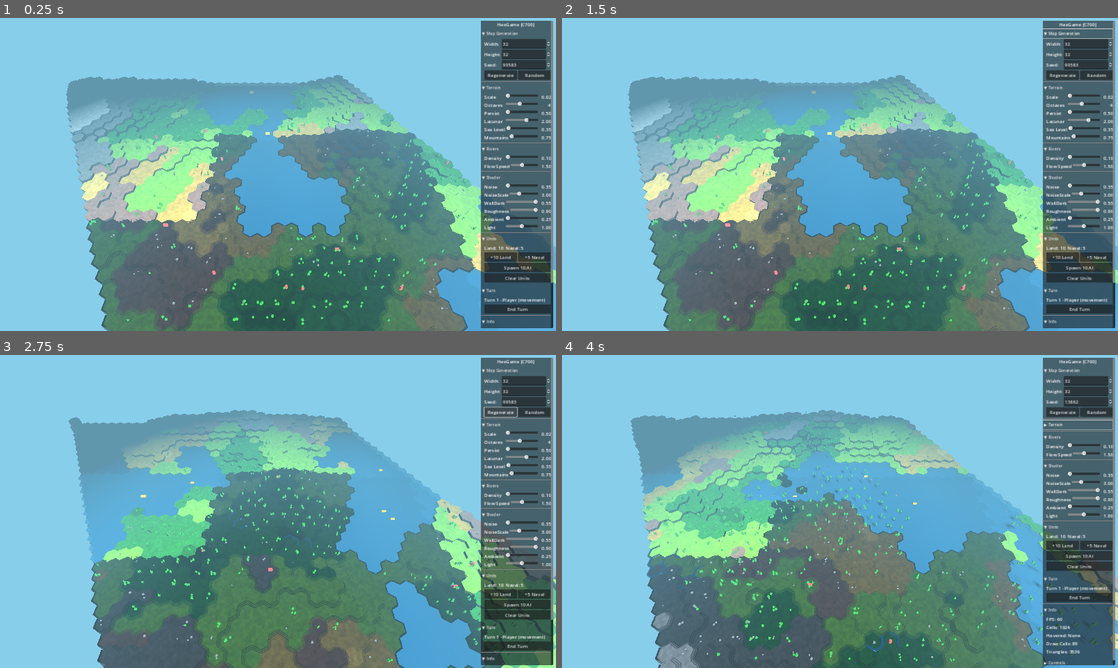
Above: before the commit, frames 1-4 (two rows, left to right).
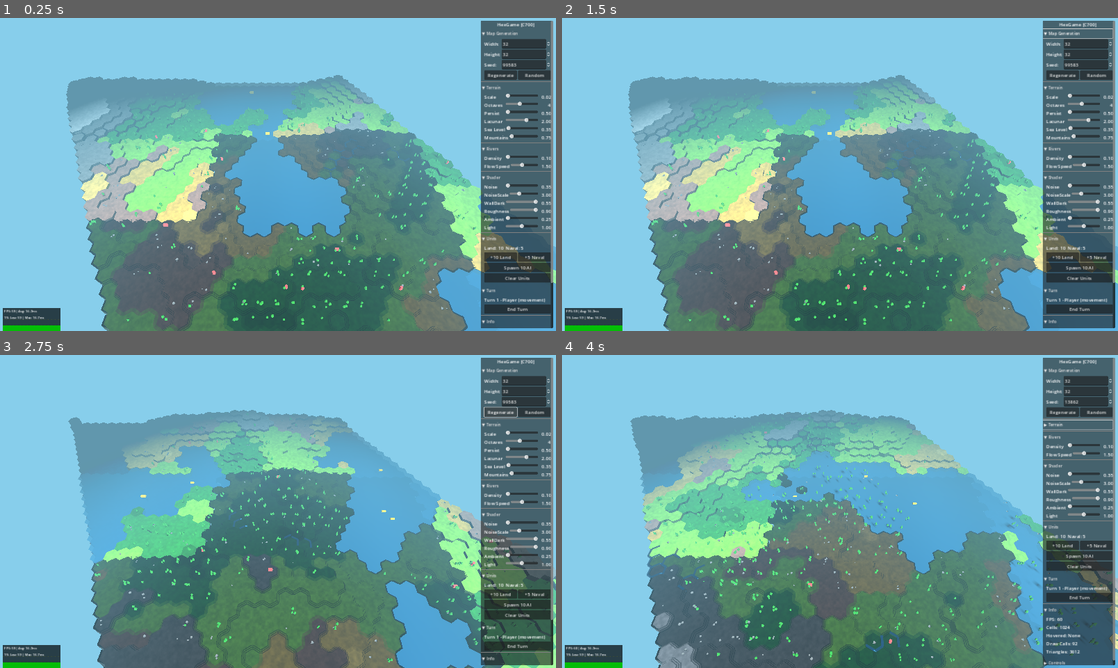
Above: after the commit, the same moments.

Repository: bobum/hexgame
Game: Godot game, scene res://scenes/main.tscn
Same seed, same stepped clock (60 frames per second), same inputs: the game is played once before the commit and once after it.
Inputs:
- Up to frame 1 (0.25 s): no input
- Up to frame 2 (1.5 s): click "▼ Map Generation" at 0.5 s; click "▶ Map Generation" at 1.25 s
- Up to frame 3 (2.75 s): click "Regenerate" at 2 s
- Up to frame 4 (4 s): click "Random" at 2.75 s; click "▼ Terrain" at 3.5 s

The runs differ from the first frame. In frame 1, 0.8% of the frame differs, in the area x 0-11%, y 92-100%; in frame 2, 0.8%; in frame 3, 0.8%; in frame 4, 0.8%, in the area x 0-94%, y 92-100%.

Commit message:
Add performance monitor and fix pathfinding for naval units
- Add FPS graph performance monitor (toggle with P key)
- Fix PriorityQueue type mismatch causing naval unit selection hang
  (bucket keys were int but min_priority was float)
- Fix movement overlay rendering on water surface for naval units
- Add agents.md with environment notes

Co-Authored-By: Claude Opus 4.5 <noreply@anthropic.com>

Diff:
--- /dev/null
+++ b/godot/src/debug/performance_monitor.gd
@@ -0,0 +1,167 @@
+class_name PerformanceMonitor
+extends Control
+## Real-time performance monitoring with FPS graph
+## Matches web/src/utils/PerformanceMonitor.ts
+
+# Graph dimensions
+const GRAPH_WIDTH: int = 200
+const GRAPH_HEIGHT: int = 60
+const HISTORY_SIZE: int = 200
+
+# Thresholds
+const TARGET_FRAME_TIME: float = 16.67  # 60 fps
+const WARNING_FRAME_TIME: float = 33.33  # 30 fps
+
+# Performance data
+var frame_times: Array[float] = []
+var fps: float = 60.0
+var avg_frame_time: float = 16.67
+var max_frame_time: float = 0.0
+var min_frame_time: float = 1000.0
+var one_percent_low: float = 60.0  # 1% low FPS
+
+# UI elements
+var graph_rect: ColorRect
+var graph_texture: TextureRect
+var image: Image
+var stats_label: Label
+var visible_graph: bool = true
+
+
+func _ready() -> void:
+	_setup_ui()
+	# Initialize frame time history
+	for i in range(HISTORY_SIZE):
+		frame_times.append(16.67)
+
+
+func _setup_ui() -> void:
+	# Container at bottom-left
+	anchor_left = 0
+	anchor_top = 1
+	anchor_right = 0
+	anchor_bottom = 1
+	offset_left = 10
+	offset_top = -80
+	offset_right = GRAPH_WIDTH + 10
+	offset_bottom = -10
+
+	# Background
+	graph_rect = ColorRect.new()
+	graph_rect.color = Color(0, 0, 0, 0.7)
+	graph_rect.size = Vector2(GRAPH_WIDTH, GRAPH_HEIGHT + 20)
+	add_child(graph_rect)
+
+	# Graph image
+	image = Image.create(GRAPH_WIDTH, GRAPH_HEIGHT, false, Image.FORMAT_RGBA8)
+	image.fill(Color(0, 0, 0, 0))
+
+	var texture = ImageTexture.create_from_image(image)
+	graph_texture = TextureRect.new()
+	graph_texture.texture = texture
+	graph_texture.position = Vector2(0, 20)
+	graph_texture.size = Vector2(GRAPH_WIDTH, GRAPH_HEIGHT)
+	add_child(graph_texture)
+
+	# Stats label
+	stats_label = Label.new()
+	stats_label.position = Vector2(4, 2)
+	stats_label.add_theme_font_size_override("font_size", 11)
+	stats_label.add_theme_color_override("font_color", Color.WHITE)
+	add_child(stats_label)
+
+
+func _process(delta: float) -> void:
+	record_frame(delta * 1000.0)  # Convert to ms
+	_update_display()
+
+
+func record_frame(delta_ms: float) -> void:
+	# Add new frame time
+	frame_times.append(delta_ms)
+	if frame_times.size() > HISTORY_SIZE:
+		frame_times.pop_front()
+
+	# Calculate statistics
+	var sum: float = 0.0
+	max_frame_time = 0.0
+	min_frame_time = 1000.0
+
+	for t in frame_times:
+		sum += t
+		max_frame_time = max(max_frame_time, t)
+		min_frame_time = min(min_frame_time, t)
+
+	avg_frame_time = sum / frame_times.size()
+	fps = 1000.0 / avg_frame_time if avg_frame_time > 0 else 60.0
+
+	# Calculate 1% low (worst 1% of frames)
+	var sorted_times = frame_times.duplicate()
+	sorted_times.sort()
+	var one_percent_index = int(sorted_times.size() * 0.99)
+	var worst_one_percent = sorted_times[one_percent_index]
+	one_percent_low = 1000.0 / worst_one_percent if worst_one_percent > 0 else 60.0
+
+
+func _update_display() -> void:
+	# Update stats label
+	stats_label.text = "FPS: %d | Avg: %.1fms" % [int(fps), avg_frame_time]
+	stats_label.text += "\n1%% Low: %d | Max: %.1fms" % [int(one_percent_low), max_frame_time]
+
+	if not visible_graph:
+		return
+
+	# Clear image
+	image.fill(Color(0, 0, 0, 0))
+
+	# Draw threshold lines
+	var target_y = int((1.0 - TARGET_FRAME_TIME / 50.0) * GRAPH_HEIGHT)
+	var warning_y = int((1.0 - WARNING_FRAME_TIME / 50.0) * GRAPH_HEIGHT)
+
+	# Draw dashed lines for thresholds
+	for x in range(0, GRAPH_WIDTH, 4):
+		if target_y >= 0 and target_y < GRAPH_HEIGHT:
+			image.set_pixel(x, target_y, Color(0, 0.8, 0, 0.5))  # Green 60fps line
+		if warning_y >= 0 and warning_y < GRAPH_HEIGHT:
+			image.set_pixel(x, warning_y, Color(0.8, 0.8, 0, 0.5))  # Yellow 30fps line
+
+	# Draw frame time bars
+	var bar_width = 1
+	for i in range(frame_times.size()):
+		var t = frame_times[i]
+		var x = i * GRAPH_WIDTH / HISTORY_SIZE
+		var height = int(min(t / 50.0, 1.0) * GRAPH_HEIGHT)
+		var y_start = GRAPH_HEIGHT - height
+
+		# Color based on frame time
+		var color: Color
+		if t <= TARGET_FRAME_TIME:
+			color = Color(0, 0.8, 0, 0.9)  # Green - good
+		elif t <= WARNING_FRAME_TIME:
+			color = Color(0.8, 0.8, 0, 0.9)  # Yellow - warning
+		else:
+			color = Color(0.8, 0, 0, 0.9)  # Red - bad
+
+		# Draw vertical bar
+		for y in range(y_start, GRAPH_HEIGHT):
+			if x >= 0 and x < GRAPH_WIDTH and y >= 0 and y < GRAPH_HEIGHT:
+				image.set_pixel(x, y, color)
+
+	# Update texture
+	var texture = ImageTexture.create_from_image(image)
+	graph_texture.texture = texture
+
+
+func toggle_graph() -> void:
+	visible_graph = not visible_graph
+	graph_texture.visible = visible_graph
+
+
+func get_stats() -> Dictionary:
+	return {
+		"fps": fps,
+		"avg_frame_time": avg_frame_time,
+		"max_frame_time": max_frame_time,
+		"min_frame_time": min_frame_time,
+		"one_percent_low": one_percent_low
+	}
--- a/godot/src/main.gd
+++ b/godot/src/main.gd
@@ -5,6 +5,7 @@
 const ChunkedWaterRendererClass = preload("res://src/rendering/chunked_water_renderer.gd")
 const ChunkedRiverRendererClass = preload("res://src/rendering/chunked_river_renderer.gd")
 const ScreenshotCaptureClass = preload("res://src/debug/screenshot_capture.gd")
+const PerformanceMonitorClass = preload("res://src/debug/performance_monitor.gd")
 
 @onready var hex_grid_node: Node3D = $HexGrid
 @onready var camera: MapCamera = $MapCamera
@@ -29,6 +30,7 @@
 var path_renderer: PathRenderer
 var turn_manager: TurnManager
 var screenshot_capture: Node  # ScreenshotCapture
+var performance_monitor: Control  # PerformanceMonitor
 
 # Map settings
 var map_width: int = 32
@@ -44,6 +46,7 @@
 	_setup_ui()
 	_initialize_game()
 	_setup_screenshot_capture()
+	_setup_performance_monitor()
 
 
 func _setup_ui() -> void:
@@ -71,6 +74,11 @@
 	add_child(screenshot_capture)
 	screenshot_capture.setup(camera)
 	print("Screenshot capture ready - Auto-capture enabled")
+
+
+func _setup_performance_monitor() -> void:
+	performance_monitor = PerformanceMonitorClass.new()
+	add_child(performance_monitor)
 
 
 func _on_ui_regenerate(width: int, height: int, seed_val: int) -> void:
@@ -384,6 +392,9 @@
 		elif event.keycode == KEY_G:
 			print("Regenerating map with same seed...")
 			_regenerate_map()
+		elif event.keycode == KEY_P:
+			if performance_monitor:
+				performance_monitor.toggle_graph()
 
 
 func _regenerate_map() -> void:
--- a/godot/src/pathfinding/pathfinder.gd
+++ b/godot/src/pathfinding/pathfinder.gd
@@ -120,8 +120,10 @@
 
 	while not frontier.is_empty():
 		var current: HexCell = frontier.dequeue()
+		if current == null:
+			break
 		var current_key = _cell_key(current)
-		var current_cost = cost_so_far[current_key]
+		var current_cost = cost_so_far.get(current_key, 0.0)
 
 		for neighbor in grid.get_neighbors(current):
 			# Skip if there's a unit (unless ignoring)
--- a/godot/src/pathfinding/priority_queue.gd
+++ b/godot/src/pathfinding/priority_queue.gd
@@ -5,7 +5,7 @@
 ## Matches web/src/pathfinding/PriorityQueue.ts
 
 var buckets: Dictionary = {}  # int -> Array
-var min_priority: float = INF
+var min_bucket: int = 999999999  # Use int to match bucket keys (NOT float)
 var _size: int = 0
 var precision: int = 10  # Multiplier for priorities to handle decimals
 
@@ -16,15 +16,15 @@
 
 ## Add an item with the given priority (lower = higher priority)
 func enqueue(item: Variant, priority: float) -> void:
-	var bucket_key = int(floor(priority * precision))
+	var bucket_key: int = int(floor(priority * precision))
 
 	if not buckets.has(bucket_key):
 		buckets[bucket_key] = []
 
 	buckets[bucket_key].append(item)
 
-	if bucket_key < min_priority:
-		min_priority = bucket_key
+	if bucket_key < min_bucket:
+		min_bucket = bucket_key
 
 	_size += 1
 
@@ -35,14 +35,14 @@
 		return null
 
 	# Find the minimum bucket with items
-	while min_priority < INF:
-		if buckets.has(min_priority) and buckets[min_priority].size() > 0:
+	while min_bucket < 999999999:
+		if buckets.has(min_bucket) and buckets[min_bucket].size() > 0:
 			_size -= 1
-			return buckets[min_priority].pop_front()
+			return buckets[min_bucket].pop_front()
 
 		# Bucket is empty, clean it up and find next
-		buckets.erase(min_priority)
-		min_priority = _find_min_priority()
+		buckets.erase(min_bucket)
+		min_bucket = _find_min_bucket()
 
 	return null
 
@@ -52,8 +52,8 @@
 	if _size == 0:
 		return null
 
-	if buckets.has(min_priority) and buckets[min_priority].size() > 0:
-		return buckets[min_priority][0]
+	if buckets.has(min_bucket) and buckets[min_bucket].size() > 0:
+		return buckets[min_bucket][0]
 
 	return null
 
@@ -66,7 +66,7 @@
 ## Clear all items from the queue
 func clear() -> void:
 	buckets.clear()
-	min_priority = INF
+	min_bucket = 999999999
 	_size = 0
 
 
@@ -76,8 +76,8 @@
 
 
 ## Find the minimum priority bucket key
-func _find_min_priority() -> float:
-	var min_val = INF
+func _find_min_bucket() -> int:
+	var min_val: int = 999999999
 	for key in buckets.keys():
 		if key < min_val:
 			min_val = key
--- a/godot/src/rendering/path_renderer.gd
+++ b/godot/src/rendering/path_renderer.gd
@@ -44,10 +44,11 @@
 	reachable_meshes.multimesh = multimesh
 
 	var material = StandardMaterial3D.new()
-	material.albedo_color = Color(0.0, 1.0, 0.0, 0.3)
+	material.albedo_color = Color(0.0, 1.0, 0.0, 0.5)
 	material.transparency = BaseMaterial3D.TRANSPARENCY_ALPHA
 	material.shading_mode = BaseMaterial3D.SHADING_MODE_UNSHADED
 	material.cull_mode = BaseMaterial3D.CULL_DISABLED
+	material.no_depth_test = true  # Render on top of terrain
 	material.vertex_color_use_as_albedo = true
 	reachable_meshes.material_override = material
 
@@ -136,16 +137,22 @@
 			break
 
 		var cost: float = reachable_cells[cell]
-		var render_elevation = max(cell.elevation, 0)
-		var world_pos = HexCoordinates.new(cell.q, cell.r).to_world_position(render_elevation)
+		var world_pos = HexCoordinates.new(cell.q, cell.r).to_world_position(0)
+
+		# For water cells, render on water surface; for land, render on terrain
+		var y_offset: float
+		if cell.elevation < 0:
+			y_offset = 0.1  # Just above water surface
+		else:
+			y_offset = cell.elevation * HexMetrics.ELEVATION_STEP + 0.15
 
 		var transform = Transform3D()
-		transform.origin = Vector3(world_pos.x, world_pos.y + 0.05, world_pos.z)
+		transform.origin = Vector3(world_pos.x, y_offset, world_pos.z)
 		mm.set_instance_transform(index, transform)
 
 		# Color based on movement cost (green = cheap, yellow = expensive)
 		var t = min(cost / 4.0, 1.0)
-		var color = Color.from_hsv(0.33 - t * 0.33, 0.8, 0.5, 0.4)
+		var color = Color.from_hsv(0.33 - t * 0.33, 0.8, 0.7, 0.5)
 		mm.set_instance_color(index, color)
 
 		index += 1
@@ -173,9 +180,13 @@
 	# Create path points
 	var points: PackedVector3Array = []
 	for cell in path:
-		var render_elevation = max(cell.elevation, 0)
-		var world_pos = HexCoordinates.new(cell.q, cell.r).to_world_position(render_elevation)
-		points.append(Vector3(world_pos.x, world_pos.y + 0.2, world_pos.z))
+		var world_pos = HexCoordinates.new(cell.q, cell.r).to_world_position(0)
+		var y_pos: float
+		if cell.elevation < 0:
+			y_pos = 0.15  # Above water surface
+		else:
+			y_pos = cell.elevation * HexMetrics.ELEVATION_STEP + 0.2
+		points.append(Vector3(world_pos.x, y_pos, world_pos.z))
 
 	# Create line mesh using ImmediateMesh
 	var im = ImmediateMesh.new()
@@ -207,9 +218,13 @@
 	if destination_marker == null:
 		return
 
-	var render_elevation = max(cell.elevation, 0)
-	var world_pos = HexCoordinates.new(cell.q, cell.r).to_world_position(render_elevation)
-	destination_marker.position = Vector3(world_pos.x, world_pos.y + 0.1, world_pos.z)
+	var world_pos = HexCoordinates.new(cell.q, cell.r).to_world_position(0)
+	var y_pos: float
+	if cell.elevation < 0:
+		y_pos = 0.12  # Above water surface
+	else:
+		y_pos = cell.elevation * HexMetrics.ELEVATION_STEP + 0.15
+	destination_marker.position = Vector3(world_pos.x, y_pos, world_pos.z)
 	destination_marker.visible = true
 
 
Not shown, added: agents.md
